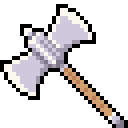
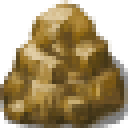
Comparing the layer stacks of the two 128 x 128 images. Changes:
added layer "stone2" above "stone1" over [0, 0, 128, 128]
hid "axe" over [0, 4, 128, 128]
